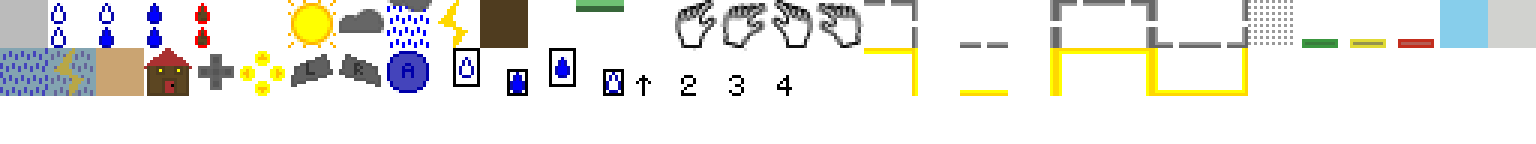
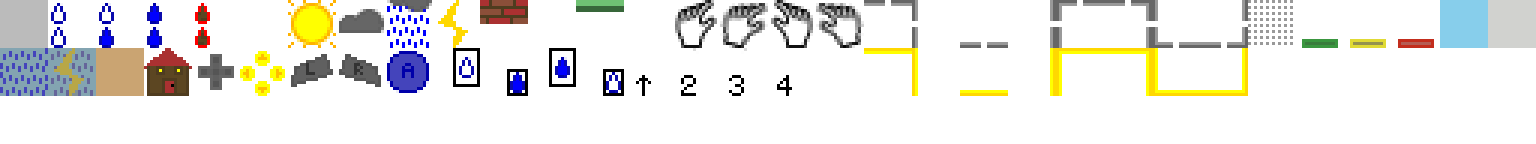
The second 1536x144 image is a revision of the first. Changes to its layers:
painted on "sprites.png" over 480, 0, 528, 48
